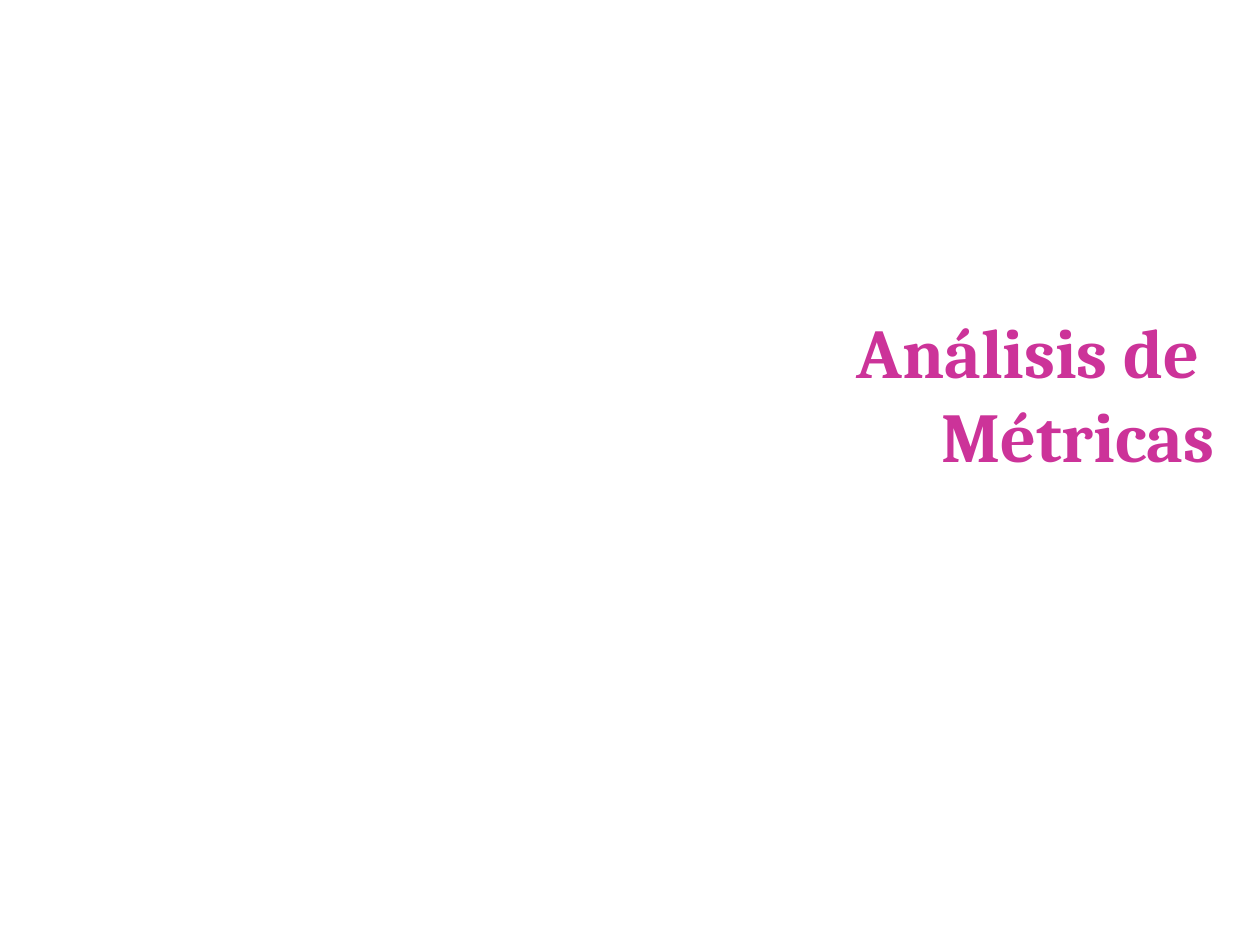
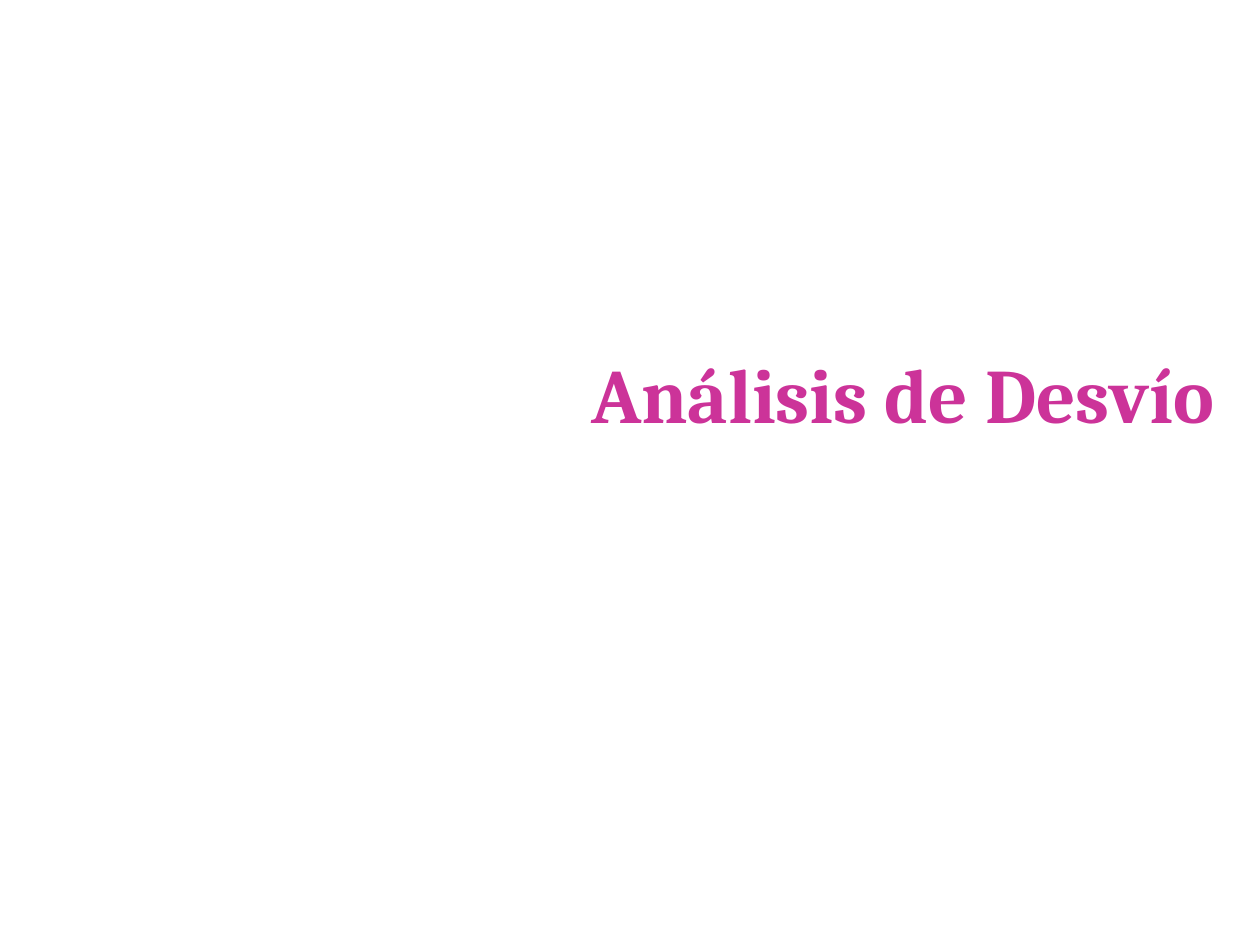
Before and after one commit to emmanuelfls371/softmart7547, a slide deck: slide 24 of docs/CarpetaEntrega/PresFinal.ppt (slide 4 before the commit). Drawn at 1260x945 pixels with LibreOffice and Linux fonts; fonts in the diff are those of the drawing; background and template pictures are left out. Boxes give left, top, right and bottom in pixels: in the first picture for what was removed or moved away, otherwise in the second. Text is boxed around its words. In the diff, an @@ line names an element or a change of style, - is before the commit and + after.

```diff
--- a/docs/CarpetaEntrega/PresFinal.ppt
+++ b/docs/CarpetaEntrega/PresFinal.ppt
@@ title at (591, 368, 1214, 424): text changed; size 40 to 44 pt @@
-Análisis de
-Métricas
+Análisis de Desvío
```
Also in this commit, not shown: 4 other slides changed, 16 slides added, 1 slide removed, 3 other files.
